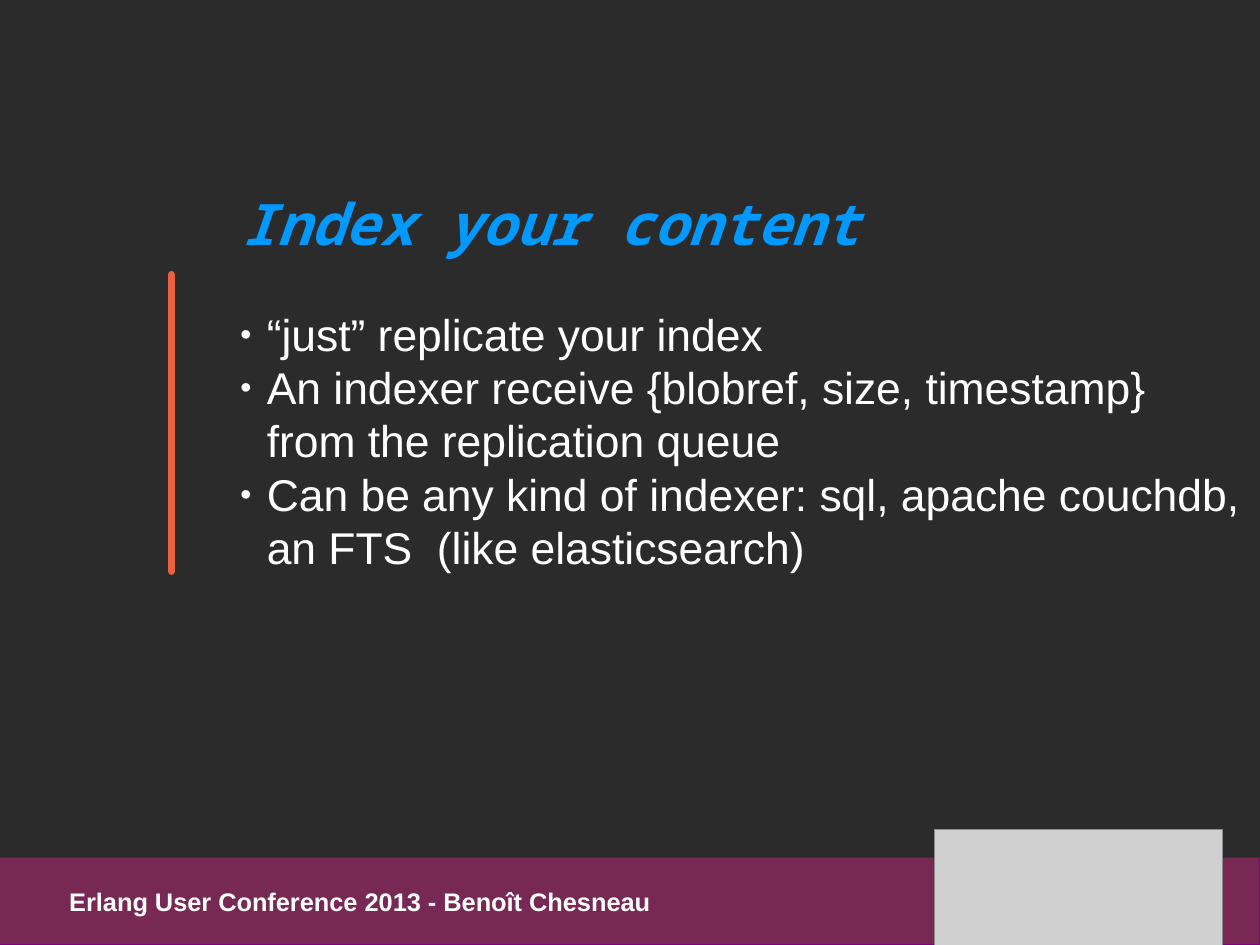
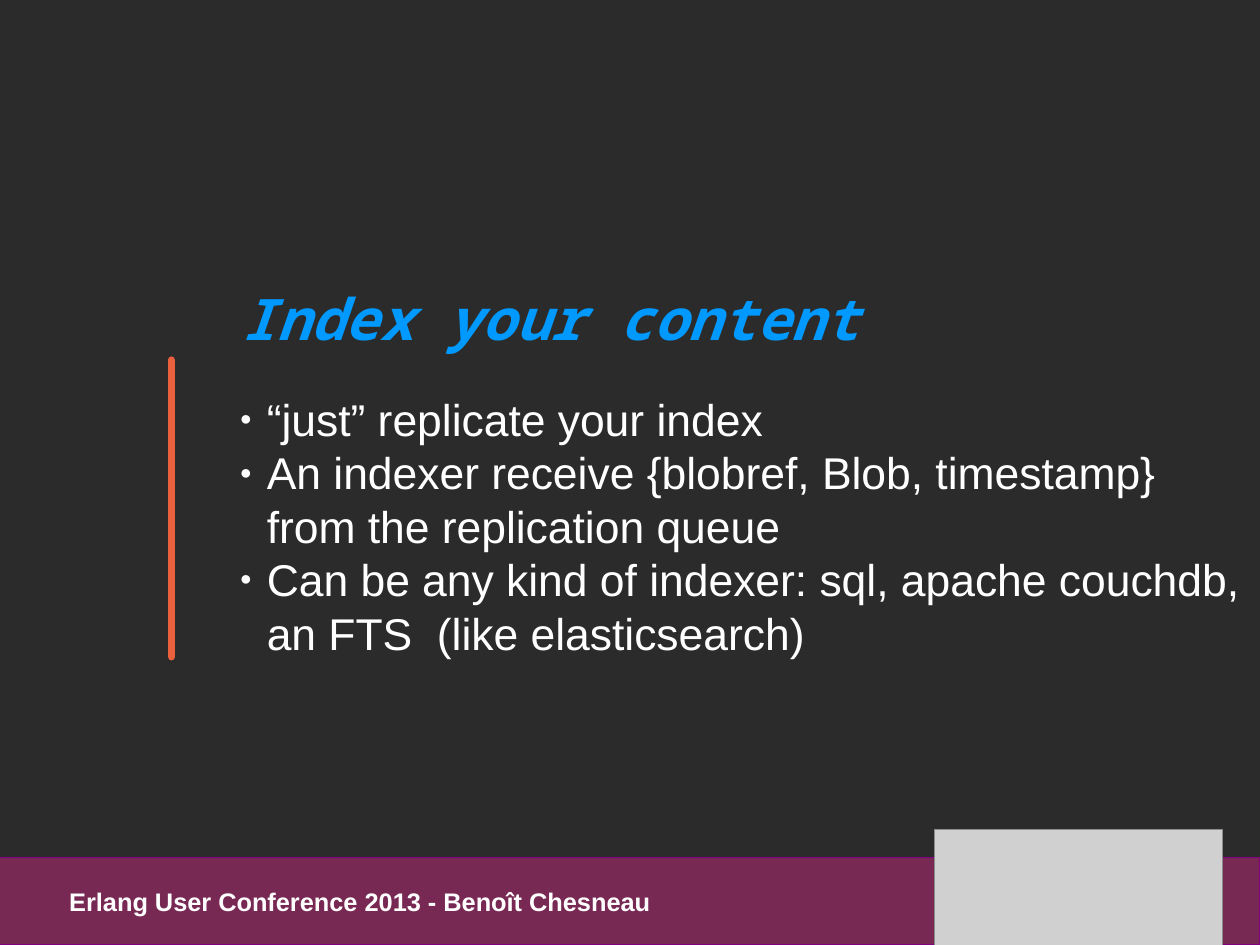
Before and after one commit to refuge/media, a slide deck: slide 24 of slides/pres_refuge_euc2013.odp (slide 22 before the commit). Drawn at 1260x945 pixels with LibreOffice and Linux fonts; fonts in the diff are those of the drawing; grey boxes stand for pictures; background and template pictures are left out; a plain dark background stands for a picture behind light text. Boxes give left, top, right and bottom in pixels: in the first picture for what was removed or moved away, otherwise in the second. Text is boxed around its words. In the diff, an @@ line names an element or a change of style, - is before the commit and + after.

```diff
--- a/slides/pres_refuge_euc2013.odp
+++ b/slides/pres_refuge_euc2013.odp
@@ text "Index your content": place and size @@
-text "Index your content" at [242,201,859,259]
+text "Index your content" at [242,296,859,354]
@@ line moved from (172, 274) - (172, 572) to (172, 360) - (172, 657) @@
@@ text "“just” replicate your index": place and size @@
-text "“just” replicate your index" at [267,318,1239,573]
+text "“just” replicate your index" at [267,403,1239,659]
@@ text at [267,456,1155,552]: text changed @@
-● An indexer receive {blobref, size, timestamp}
-  from the replication queue
+● An indexer receive {blobref, Blob, timestamp}
+  from the replication queue
```
Also in this commit, not shown: 10 other slides changed, 3 slides added, 2 other files.
